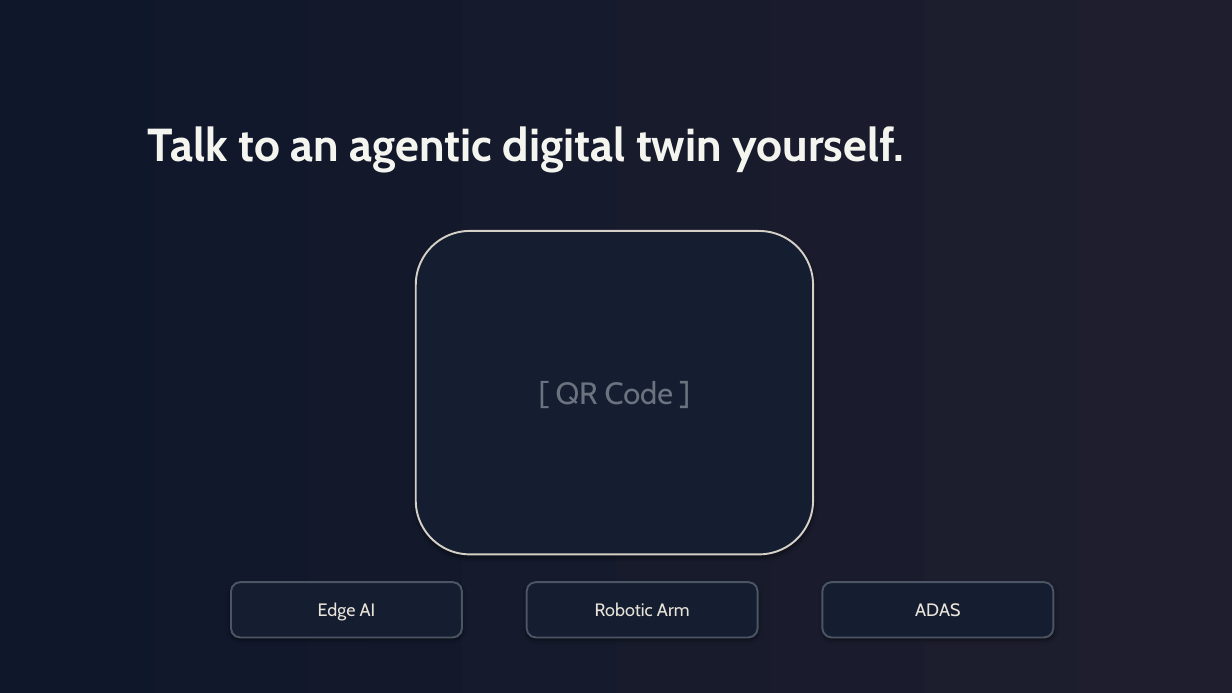
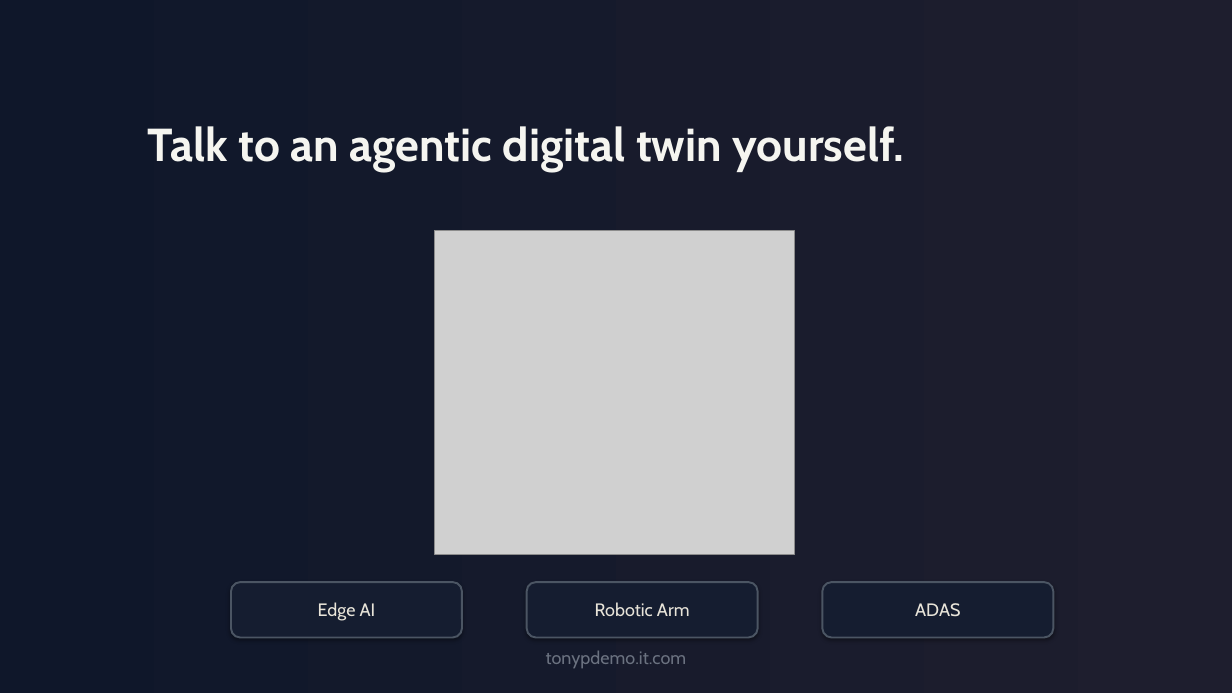
Before and after one commit to Anthony50102/MicroUSPresentation, a slide deck: slide 17 of presentation/presentation-v4-gradient-noir.pptx. Drawn at 1232x693 pixels with LibreOffice and Linux fonts; fonts in the diff are those of the drawing; grey boxes stand for pictures. Boxes give left, top, right and bottom in pixels: in the first picture for what was removed or moved away, otherwise in the second. Text is boxed around its words. In the diff, an @@ line names an element or a change of style, - is before the commit and + after.

```diff
--- a/presentation/presentation-v4-gradient-noir.pptx
+++ b/presentation/presentation-v4-gradient-noir.pptx
@@ rounded rectangle removed at bbox=[416, 231, 813, 555] @@
-[ QR Code ]
@@ picture added at bbox=[434, 231, 795, 555] @@
@@ text added at bbox=[546, 650, 687, 668], 14 pt, text #6B7280 @@
+tonypdemo.it.com
```
Also in this commit, not shown: 12 other slides changed, 3 other files.
